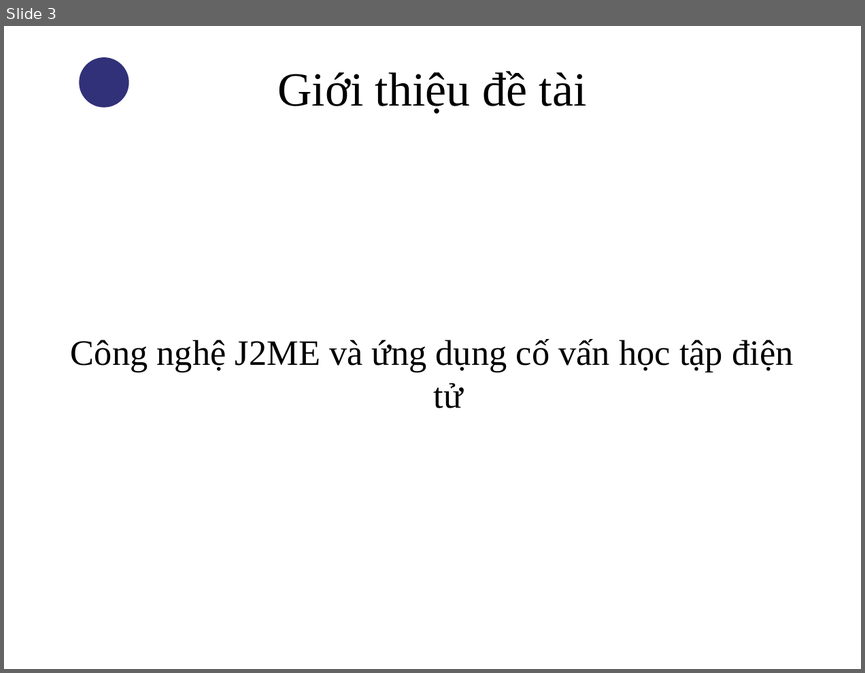
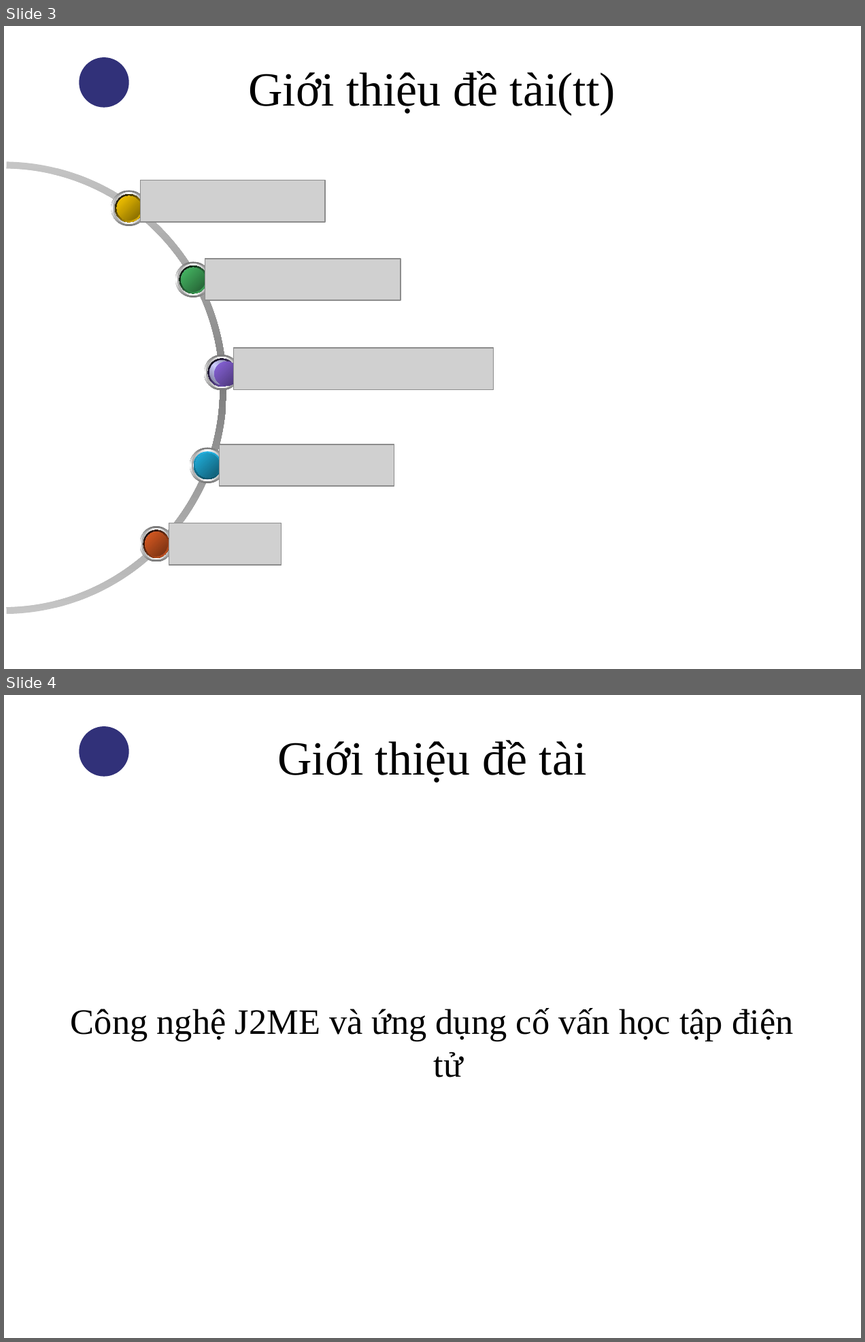
Before and after one commit to thandang/thesis-final, a slide deck: Reports/Slide bao cao.ppt. Shown one above the other, each under a label of ours: slide 3 before the commit, slides 3 and 4 after it. The pictures are 865x673 and 865x1342 pixels, drawn with LibreOffice and Linux fonts; fonts in the diff are those of the drawing; grey boxes stand for pictures; background and template pictures are left out. Boxes give left, top, right and bottom in pixels: in the first picture for what was removed or moved away, otherwise in the second. Text is boxed around its words. In the diff, an @@ line names an element or a change of style, - is before the commit and + after.

```diff
--- a/Reports/Slide bao cao.ppt
+++ b/Reports/Slide bao cao.ppt
@@ slide 3 added at box(4, 26, 861, 669), background picture (left out); not listed: 1 template element that a slide beside it also shows @@
@@ title added at box(248, 71, 615, 114), 40 pt, text #000000 @@
+Giới thiệu đề tài(tt)
@@ freeform shape added at box(4, 161, 227, 614), fill gradient #C5C5C5 to #808080 @@
@@ picture added at box(140, 180, 324, 223) @@
@@ group added at box(111, 191, 147, 227): 6 ellipses @@
@@ group added at box(175, 261, 211, 297): 6 ellipses @@
@@ picture added at box(205, 258, 400, 300) @@
@@ picture added at box(234, 347, 493, 389) @@
@@ group added at box(204, 354, 239, 390): 6 ellipses @@
@@ group added at box(190, 448, 226, 484): 6 ellipses @@
@@ picture added at box(219, 444, 394, 486) @@
@@ group added at box(139, 526, 173, 562): 6 ellipses @@
@@ picture added at box(169, 523, 281, 565) @@
@@ what was slide 3 is now slide 4 @@
```
Also in this commit, not shown: 4 slides changed, 2 other slides added.
